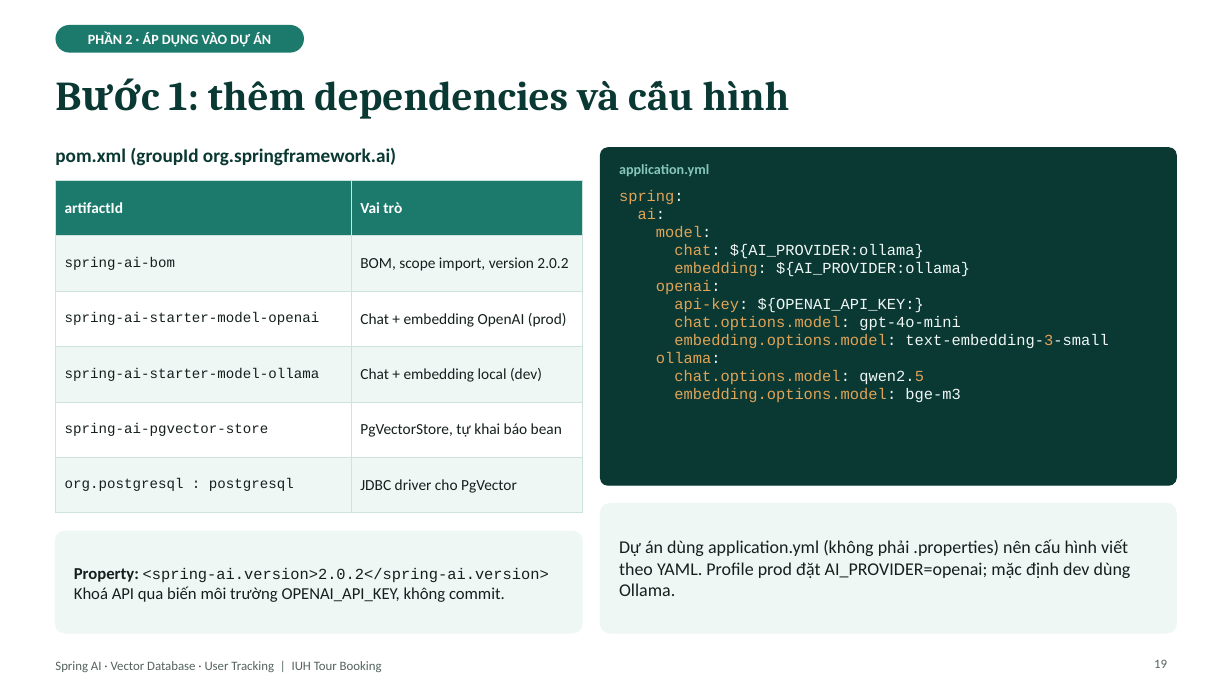
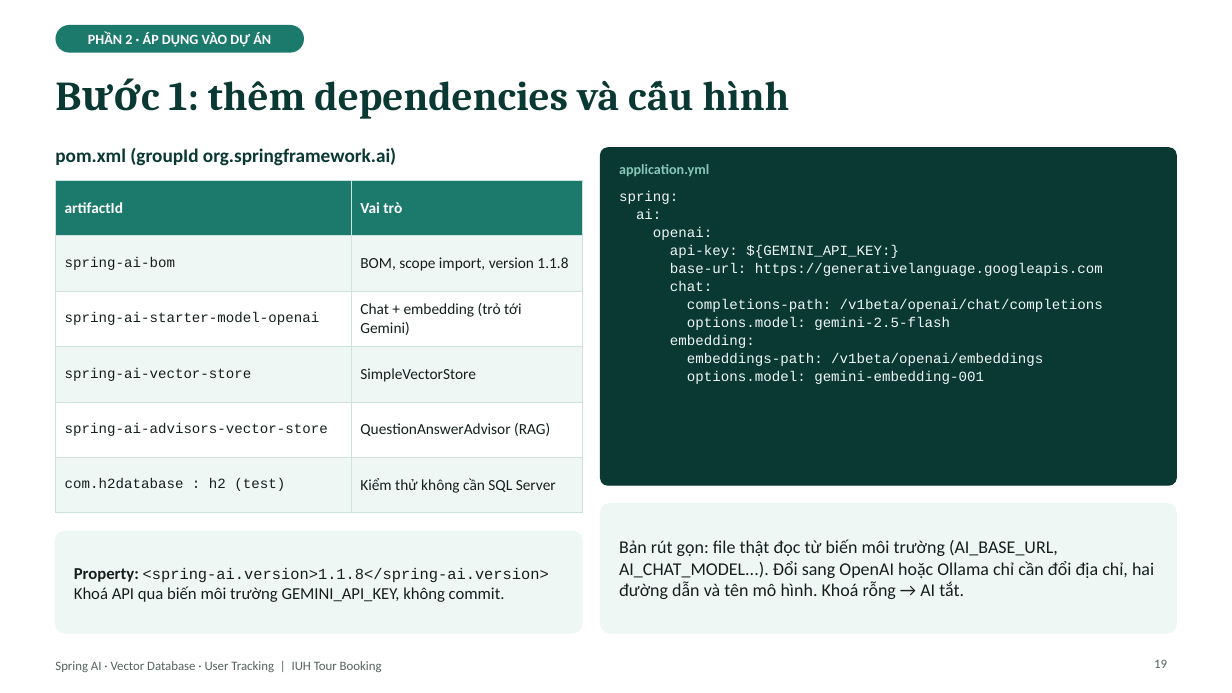
Before and after one commit to kanele05/project_www, a slide deck: slide 19 of docs/presentation/SpringAI_VectorDB_UserTracking.pptx. Drawn at 1232x693 pixels with LibreOffice and Linux fonts; fonts in the diff are those of the drawing. Boxes give left, top, right and bottom in pixels: in the first picture for what was removed or moved away, otherwise in the second. Text is boxed around its words. In the diff, an @@ line names an element or a change of style, - is before the commit and + after.

```diff
--- a/docs/presentation/SpringAI_VectorDB_UserTracking.pptx
+++ b/docs/presentation/SpringAI_VectorDB_UserTracking.pptx
@@ table at [55,180,582,497] @@
-row 2, column 2: BOM, scope import, version 2.0.2
+row 2, column 2: BOM, scope import, version 1.1.8
-row 3, column 2: Chat + embedding OpenAI (prod)
+row 3, column 2: Chat + embedding (trỏ tới Gemini)
-row 4, column 1: spring-ai-starter-model-ollama
+row 4, column 1: spring-ai-vector-store
-row 4, column 2: Chat + embedding local (dev)
+row 4, column 2: SimpleVectorStore
-row 5, column 1: spring-ai-pgvector-store
+row 5, column 1: spring-ai-advisors-vector-store
-row 5, column 2: PgVectorStore, tự khai báo bean
+row 5, column 2: QuestionAnswerAdvisor (RAG)
-row 6, column 1: org.postgresql : postgresql
+row 6, column 1: com.h2database : h2 (test)
-row 6, column 2: JDBC driver cho PgVector
+row 6, column 2: Kiểm thử không cần SQL Server
@@ text at [619,191,712,240]: size 12 to 11 pt, text colour #E0A458 to #EFF7F5 in "spring:", "ai:", "openai:" @@
@@ text at [656,226,970,277]: paragraphs removed @@
-model:
-chat: ${AI_PROVIDER:ollama}
-embedding: ${AI_PROVIDER:ollama}
@@ text at [670,245,1103,384]: text changed; size 12 to 11 pt; text colour #E0A458 to #EFF7F5 @@
-api-key: ${OPENAI_API_KEY:}
-chat.options.model: gpt-4o-mini
-embedding.options.model: text-embedding-3-small
-ollama:
-chat.options.model: qwen2.5
-embedding.options.model: bge-m3
+api-key: ${GEMINI_API_KEY:}
+base-url: https://generativelanguage.googleapis.com
+chat:
+completions-path: /v1beta/openai/chat/completions
+options.model: gemini-2.5-flash
+embedding:
+embeddings-path: /v1beta/openai/embeddings
+options.model: gemini-embedding-001
@@ text at [619,539,1154,599]: text changed @@
-Dự án dùng application.yml (không phải .properties) nên cấu hình viết theo YAML. Profile prod đặt AI_PROVIDER=openai; mặc định dev dùng Ollama.
+Bản rút gọn: file thật đọc từ biến môi trường (AI_BASE_URL, AI_CHAT_MODEL...). Đổi sang OpenAI hoặc Ollama chỉ cần đổi địa chỉ, hai đường dẫn và tên mô hình. Khoá rỗng → AI tắt.
@@ text at [74,568,549,602]: text changed @@
-Property: <spring-ai.version>2.0.2</spring-ai.version> Khoá API qua biến môi trường OPENAI_API_KEY, không commit.
+Property: <spring-ai.version>1.1.8</spring-ai.version> Khoá API qua biến môi trường GEMINI_API_KEY, không commit.
```
Also in this commit, not shown: 20 other slides changed, 3 other files.
